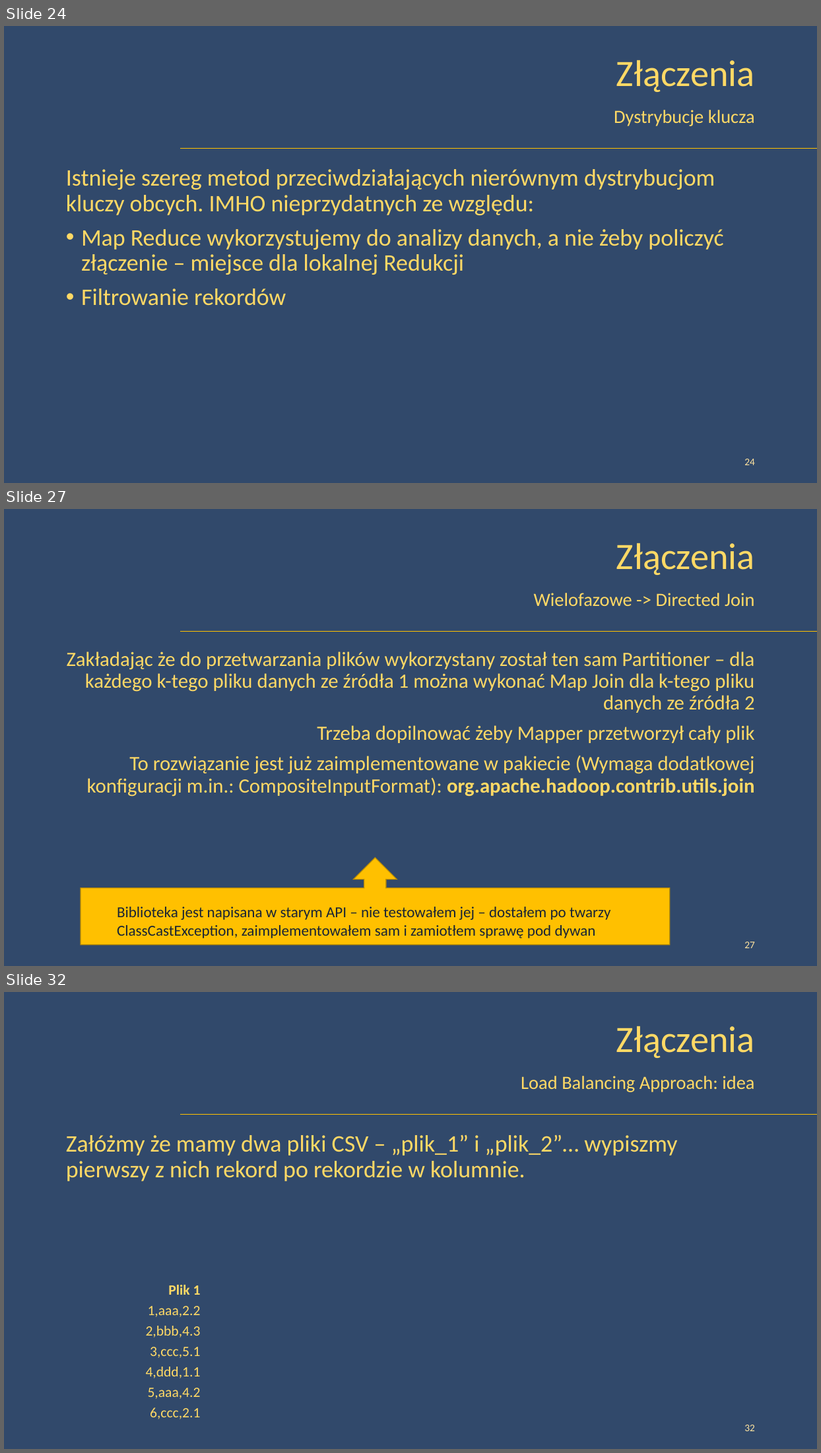
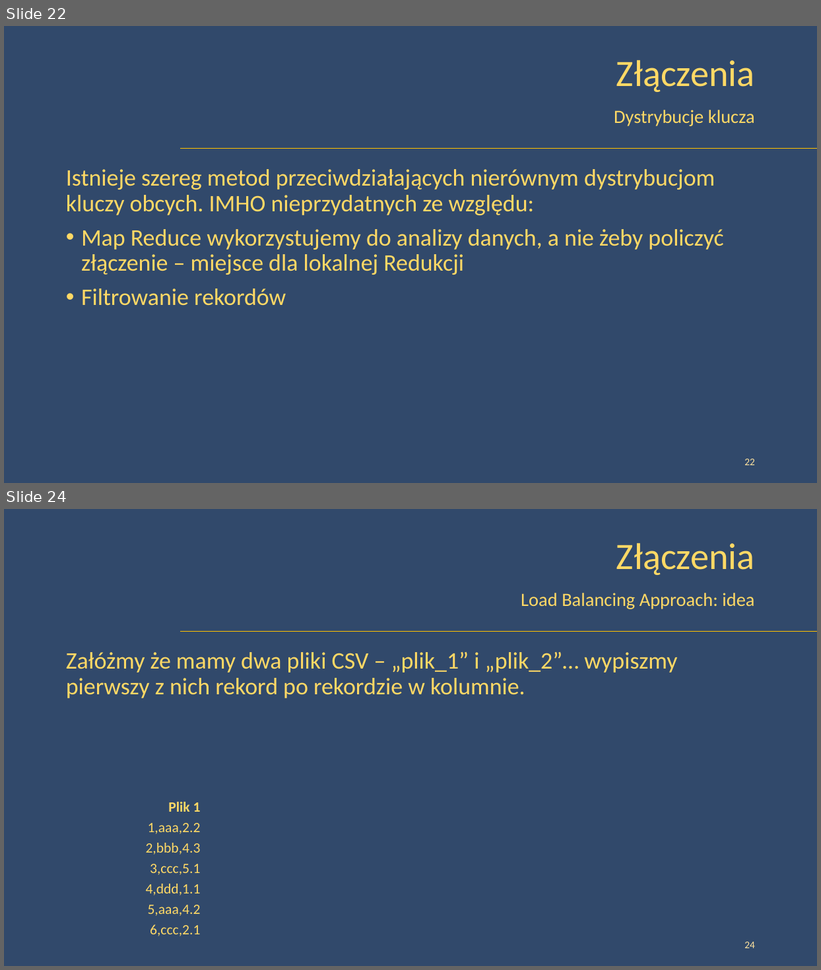
Before and after one commit to peczwy/DbConf2015, a slide deck: DbConf - Złączenia w modelu MapReduce - Lite.pptx. Shown one above the other, each under a label of ours: slides 24, 27 and 32 before the commit, slides 22 and 24 after it; the slides between them are not shown. The pictures are 821x1453 and 821x970 pixels, drawn with LibreOffice and Linux fonts; fonts in the diff are those of the drawing; background and template pictures are left out. Boxes give left, top, right and bottom in pixels: in the first picture for what was removed or moved away, otherwise in the second. Text is boxed around its words. In the diff, an @@ line names an element or a change of style, - is before the commit and + after.

```diff
--- a/DbConf - Złączenia w modelu MapReduce - Lite.pptx
+++ b/DbConf - Złączenia w modelu MapReduce - Lite.pptx
@@ slide 27 removed at [4, 509, 817, 966], background picture (left out); not listed: 1 template element that a slide beside it also shows @@
@@ title removed at [616, 543, 755, 575] @@
-Złączenia
@@ text removed at [534, 593, 755, 606] @@
-Wielofazowe -> Directed Join
@@ text removed at [67, 652, 755, 797] @@
-Zakładając że do przetwarzania plików wykorzystany został ten sam Partitioner – dla każdego k-tego pliku danych ze źródła 1 można wykonać Map Join dla k-tego pliku danych ze źródła 2
-Trzeba dopilnować żeby Mapper przetworzył cały plik
-To rozwiązanie jest już zaimplementowane w pakiecie (Wymaga dodatkowej konfiguracji m.in.: CompositeInputFormat): org.apache.hadoop.contrib.utils.join
@@ up arrow callout removed at [81, 858, 670, 945] @@
@@ text removed at [117, 907, 611, 939] @@
-Biblioteka jest napisana w starym API – nie testowałem jej – dostałem po twarzy ClassCastException, zaimplementowałem sam i zamiotłem sprawę pod dywan
@@ page number removed at [745, 942, 755, 949] @@
-27
@@ what was slide 24 is now slide 22 @@
@@ page number at [745, 459, 755, 466]: text changed @@
-24
+22
@@ what was slide 32 is now slide 24 @@
@@ page number at [745, 942, 755, 949]: text changed @@
-32
+24
```
Also in this commit, not shown: 4 slides changed, 7 other slides removed, 1 other file.
